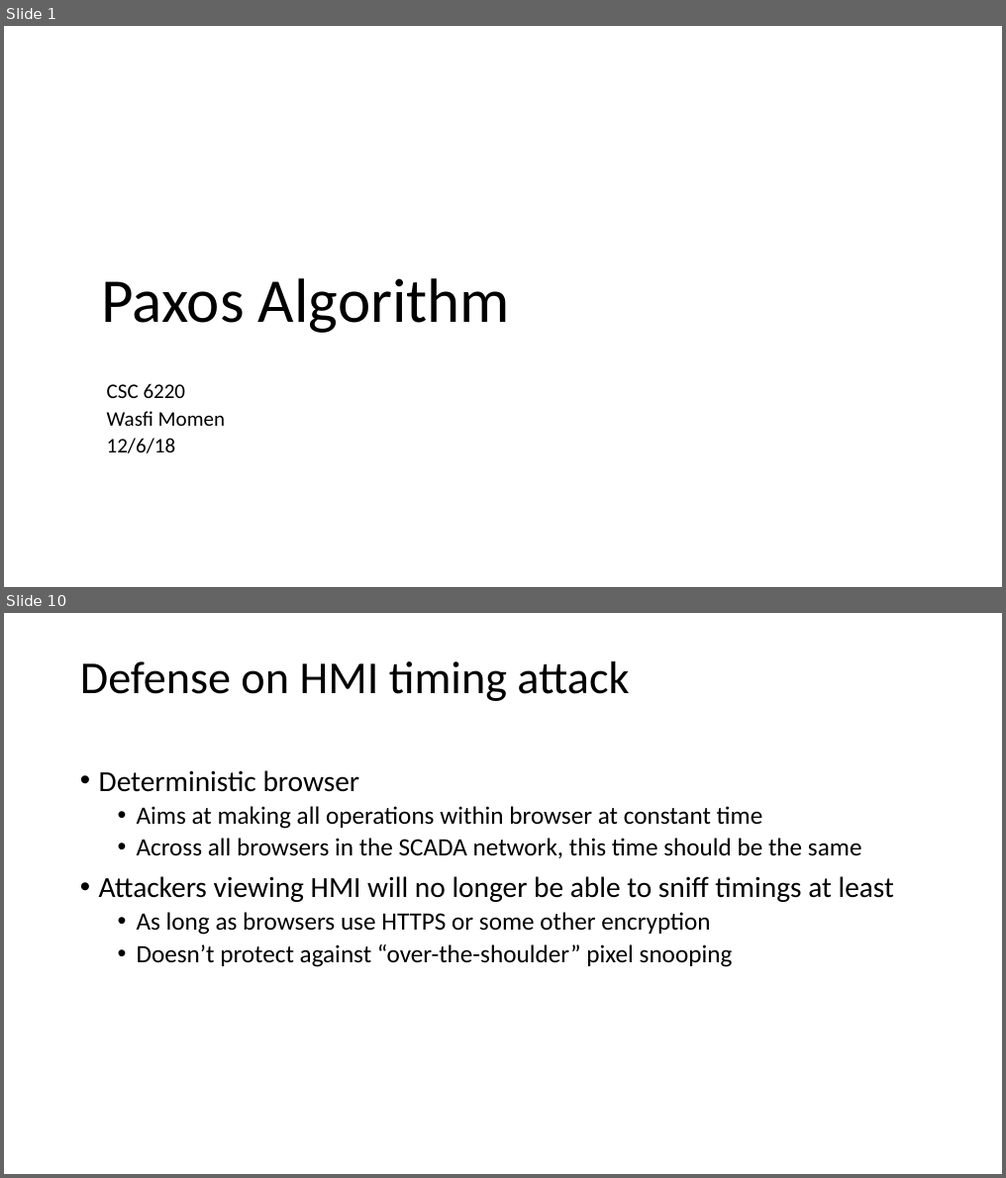
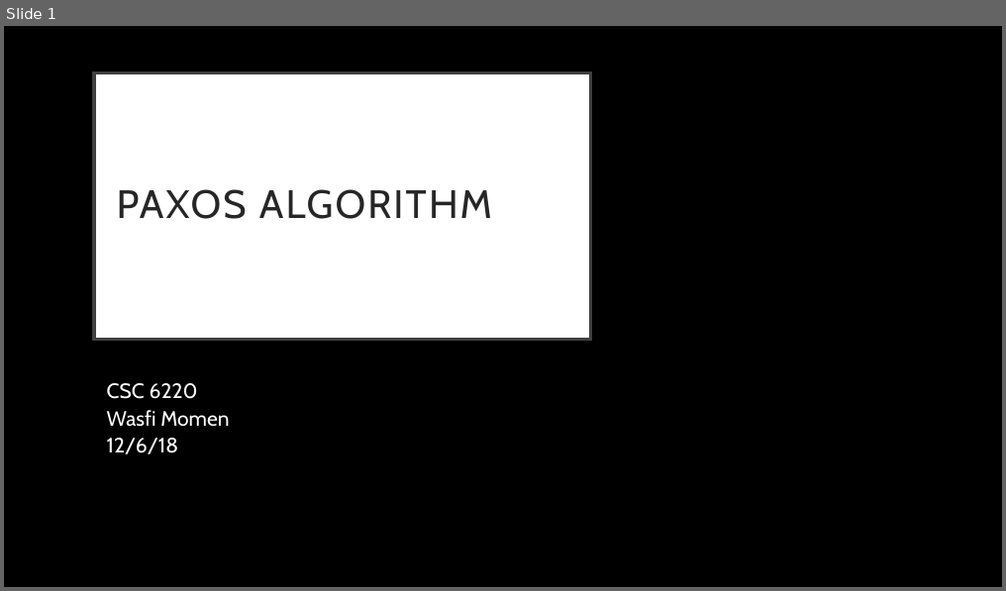
Before and after one commit to CodeFluent/Notes, a slide deck: CS-6220/hw/Grad_Project/Paxos Algorithm.pptx. Shown one above the other, each under a label of ours: slides 1 and 10 before the commit, slide 1 after it; the slides between them are not shown. The pictures are 1006x1178 and 1006x591 pixels, drawn with LibreOffice and Linux fonts; fonts in the diff are those of the drawing. Boxes give left, top, right and bottom in pixels: in the first picture for what was removed or moved away, otherwise in the second. Text is boxed around its words. In the diff, an @@ line names an element or a change of style, - is before the commit and + after.

```diff
--- a/CS-6220/hw/Grad_Project/Paxos Algorithm.pptx
+++ b/CS-6220/hw/Grad_Project/Paxos Algorithm.pptx
@@ slide 10 removed at [4,613,1002,1174], background #FFFFFF @@
@@ title removed at [80,662,629,701] @@
-Defense on HMI timing attack
@@ text removed at [99,770,894,967] @@
-• Deterministic browser
-  • Aims at making all operations within browser at constant time
-  • Across all browsers in the SCADA network, this time should be the same
-• Attackers viewing HMI will no longer be able to sniff timings at least
-  • As long as browsers use HTTPS or some other encryption
-  • Doesn’t protect against “over-the-shoulder” pixel snooping
@@ slide 1 changed as well @@
@@ background #FFFFFF to #000000 @@
@@ title "PAXOS ALGORITHM": place and size @@
-title "PAXOS ALGORITHM" at [102,278,510,333]
+title "PAXOS ALGORITHM" at [94,74,591,340]
@@ title "PAXOS ALGORITHM" at [94,74,591,340]: vertical alignment bottom to middle; fill none to #FFFFFF; outline none to #404040 3 pt @@
@@ title at [117,189,492,219]: text changed; size 60 to 38 pt; font Calibri to Cabin; text colour #000000 to #262626 @@
-Paxos Algorithm
+PAXOS ALGORITHM
@@ subtitle "CSC 6220" at [107,383,229,455]: font Calibri to Cabin, text colour #000000 to #FFFFFF @@
```
Also in this commit, not shown: 1 other slide changed, 10 slides added, 13 other slides removed, 16 other files.
